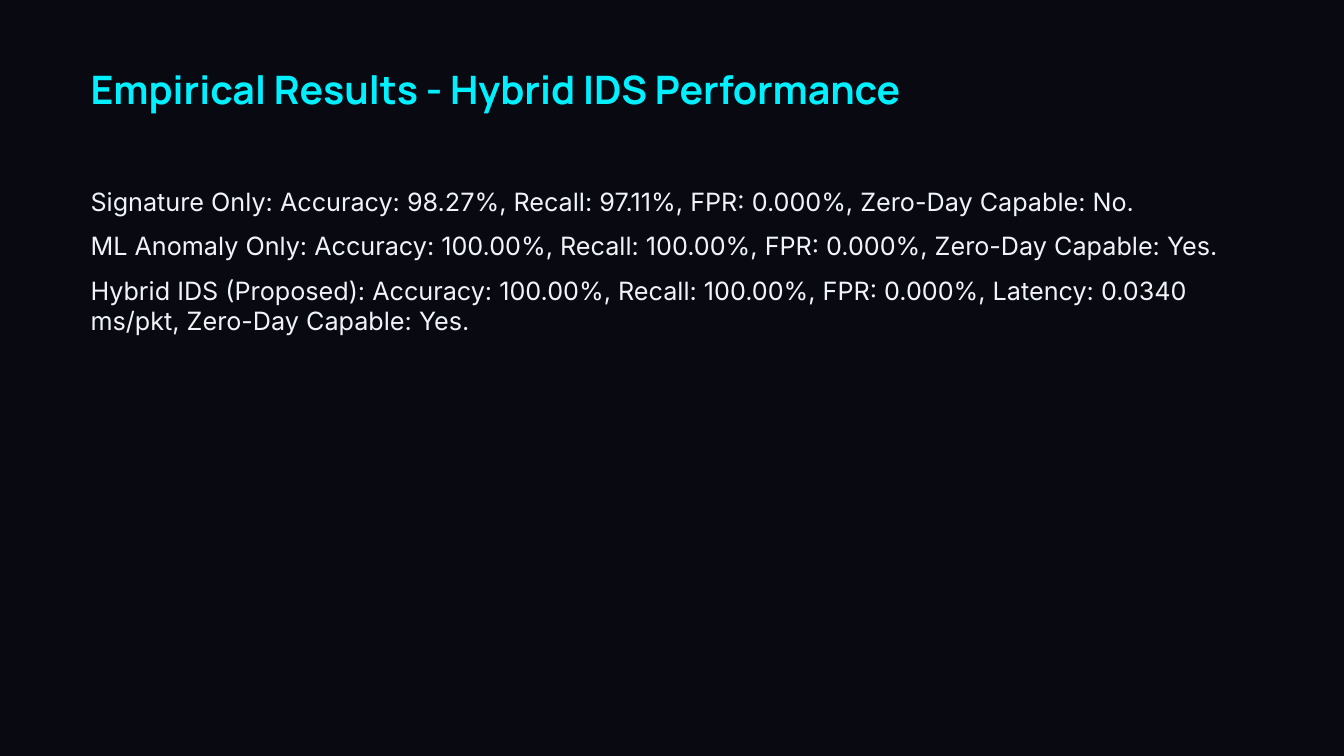
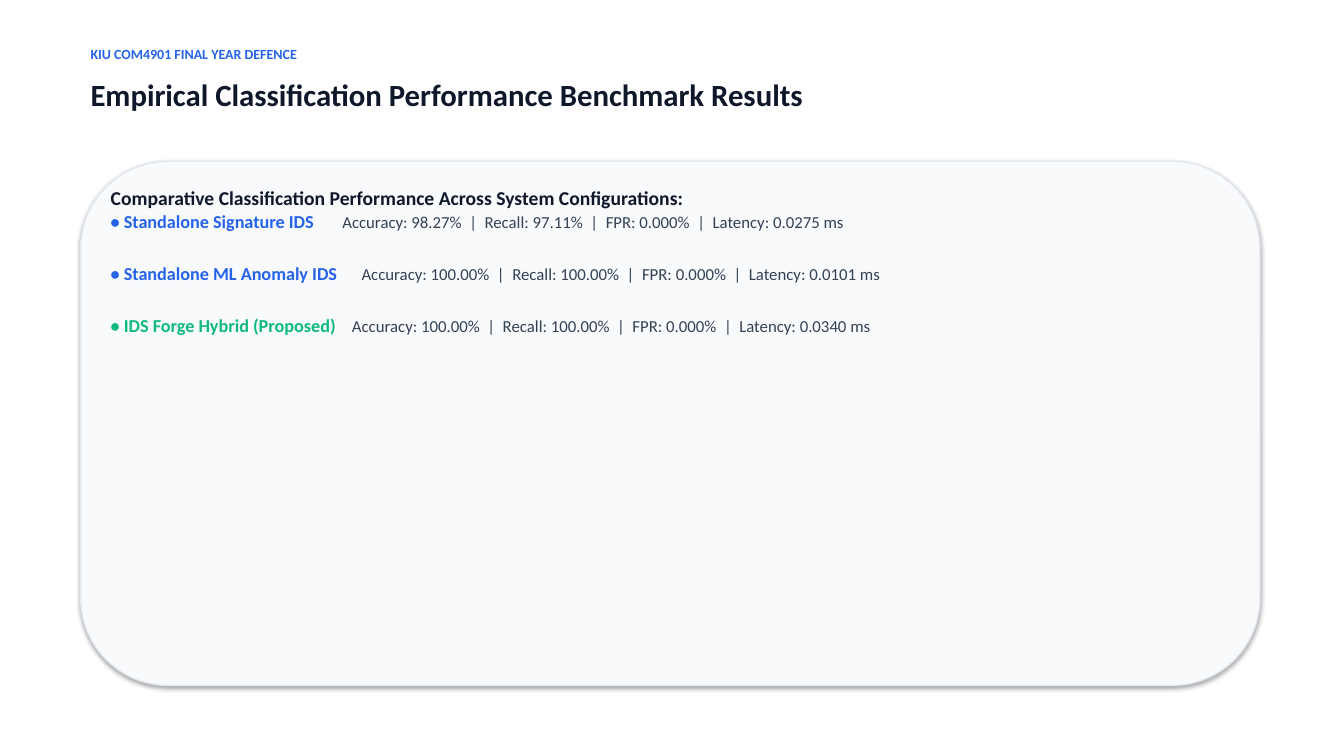
Before and after one commit to lakmal6214/IDS-Forge-Research, a slide deck: slide 12 of docs/Viva_Presentation_IDS_Forge_14519.pptx (slide 17 before the commit). Drawn at 1344x756 pixels with LibreOffice and Linux fonts; fonts in the diff are those of the drawing. Boxes give left, top, right and bottom in pixels: in the first picture for what was removed or moved away, otherwise in the second. Text is boxed around its words. In the diff, an @@ line names an element or a change of style, - is before the commit and + after.

```diff
--- a/docs/Viva_Presentation_IDS_Forge_14519.pptx
+++ b/docs/Viva_Presentation_IDS_Forge_14519.pptx
@@ background #080911 to #FFFFFF @@
@@ text added at bbox=[91, 50, 297, 59], 10 pt, text #2563EB, bold @@
+KIU COM4901 FINAL YEAR DEFENCE
@@ text at bbox=[91, 84, 803, 111]: text changed; size 28 to 22 pt; font Manrope to Calibri; text colour #00F0FF to #0F172A @@
-Empirical Results - Hybrid IDS Performance
+Empirical Classification Performance Benchmark Results
@@ rounded rectangle added at bbox=[81, 161, 1260, 686], fill #F8FAFC, outline #E2E8F0 1 pt @@
@@ text at bbox=[111, 191, 880, 335]: text changed; size 18 to 12 pt; font Inter to Calibri; text colour #F0F4F8 to #334155 @@
-Signature Only: Accuracy: 98.27%, Recall: 97.11%, FPR: 0.000%, Zero-Day Capable: No.
-ML Anomaly Only: Accuracy: 100.00%, Recall: 100.00%, FPR: 0.000%, Zero-Day Capable: Yes.
-Hybrid IDS (Proposed): Accuracy: 100.00%, Recall: 100.00%, FPR: 0.000%, Latency: 0.0340 ms/pkt, Zero-Day Capable: Yes.
+Comparative Classification Performance Across System Configurations:
+• Standalone Signature IDS Accuracy: 98.27% | Recall: 97.11% | FPR: 0.000% | Latency: 0.0275 ms
+• Standalone ML Anomaly IDS Accuracy: 100.00% | Recall: 100.00% | FPR: 0.000% | Latency: 0.0101 ms
+• IDS Forge Hybrid (Proposed) Accuracy: 100.00% | Recall: 100.00% | FPR: 0.000% | Latency: 0.0340 ms
```
Also in this commit, not shown: 2 other slides changed, 13 slides added, 32 slides removed, 1 other file.
